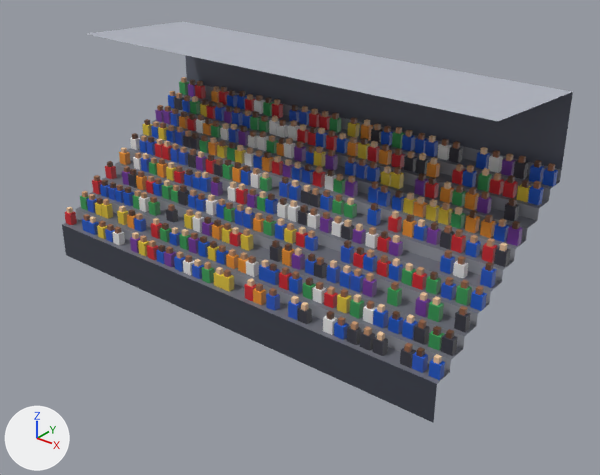
What one commit did to the glTF model examples/solid-eleven/assets/shared/models/stand_end_b_hd.glb.
The view is the same before and after, from a camera (50 mm lens) standing at (20.6, -20.5, 18.0) and looking at (1.5, 3.3, 3.2). Lighting does not change. The marker at lower left points along +X, +Y and +Z. The first picture is the older version. Vertices at exactly the same position are counted once.

The first picture shows 'stand_end_b'.
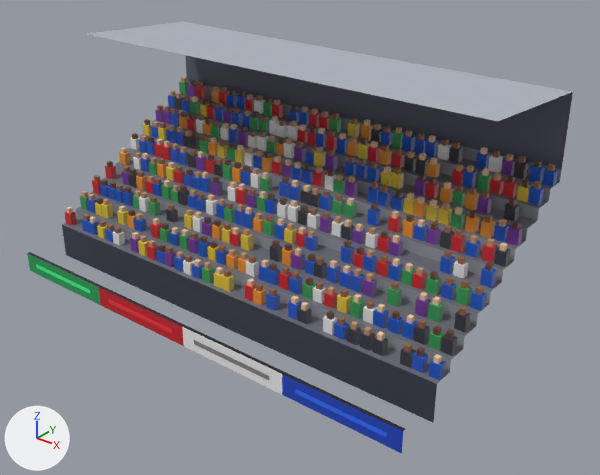
The change, as a diff of the scene's bpy script:
```diff
--- a/examples/solid-eleven/assets/shared/models/stand_end_b_hd.glb.py
+++ b/examples/solid-eleven/assets/shared/models/stand_end_b_hd.glb.py
@@ me_stand_end_b_001 @@
 # used by ob_stand_end_b; location = (0.0, 0.0, 0.0)
-me_stand_end_b_001.from_pydata(...)  # 5216 vertices, 5214 faces; spans x -10.0..10.0, y 0.0..8.5, z 0.0..10.0
+me_stand_end_b_001.from_pydata(...)  # 5244 vertices, 5232 faces; spans x -10.0..10.0, y -2.0..8.5, z 0.0..10.0
+# me_stand_end_b_001 part 1
+# 15 vertices are added at x -10.0..10.0, y -2.0..-1.9, z 0.0..0.9
+# 8 new vertices lie (3.8, 0.0, 0.0) away from vertices in x -9.4..5.6, y -2.0, z 0.3..0.6
+# 5 new vertices lie (0.0, 0.0, 0.9) away from vertices in x -10.0..10.0, y -2.0, z 0.0
+# 18 new faces join them
 me_stand_end_b_001.materials.append(mat_defaultmaterial)
```

Boxes [x1, y1, x2, y2] around the edits, measured in the pictures (600 x 475 px):
'stand_end_b', reshaped (7% wider, 8% taller)
    before: [62, 22, 573, 423]
    after: [27, 22, 573, 454]
part 1 of me_stand_end_b_001, added
    after: [27, 252, 405, 454]
